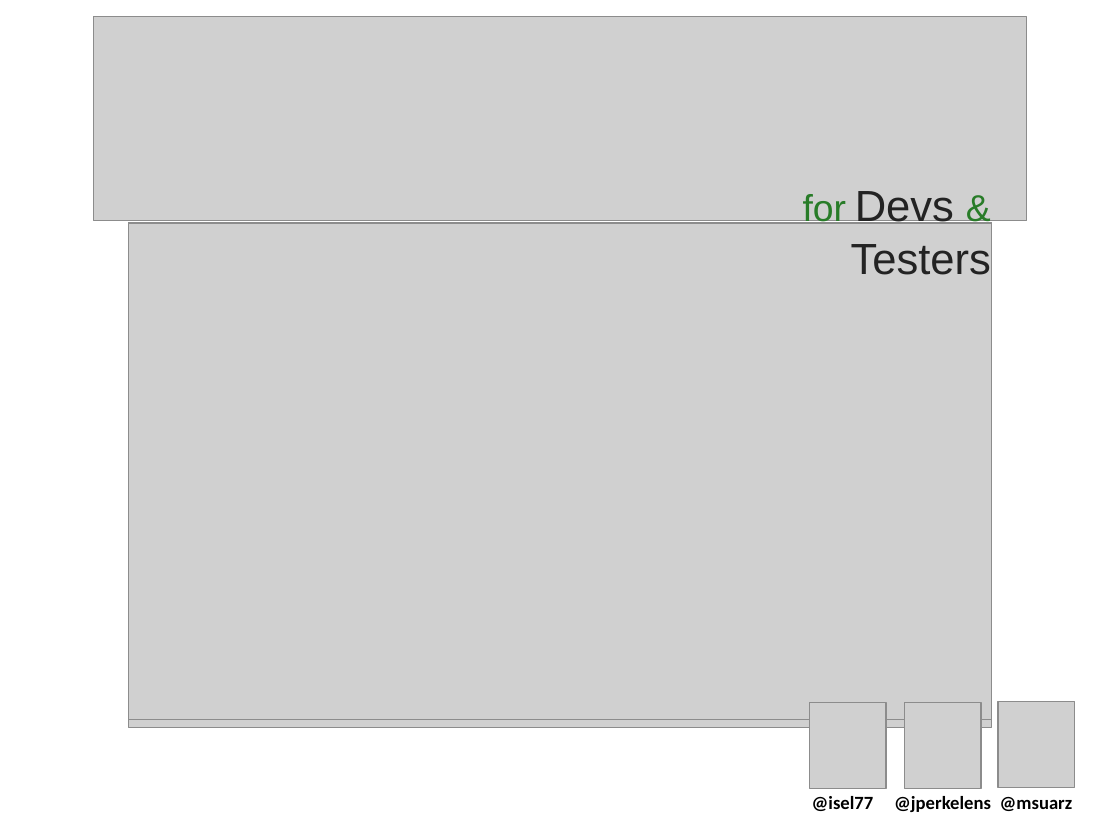
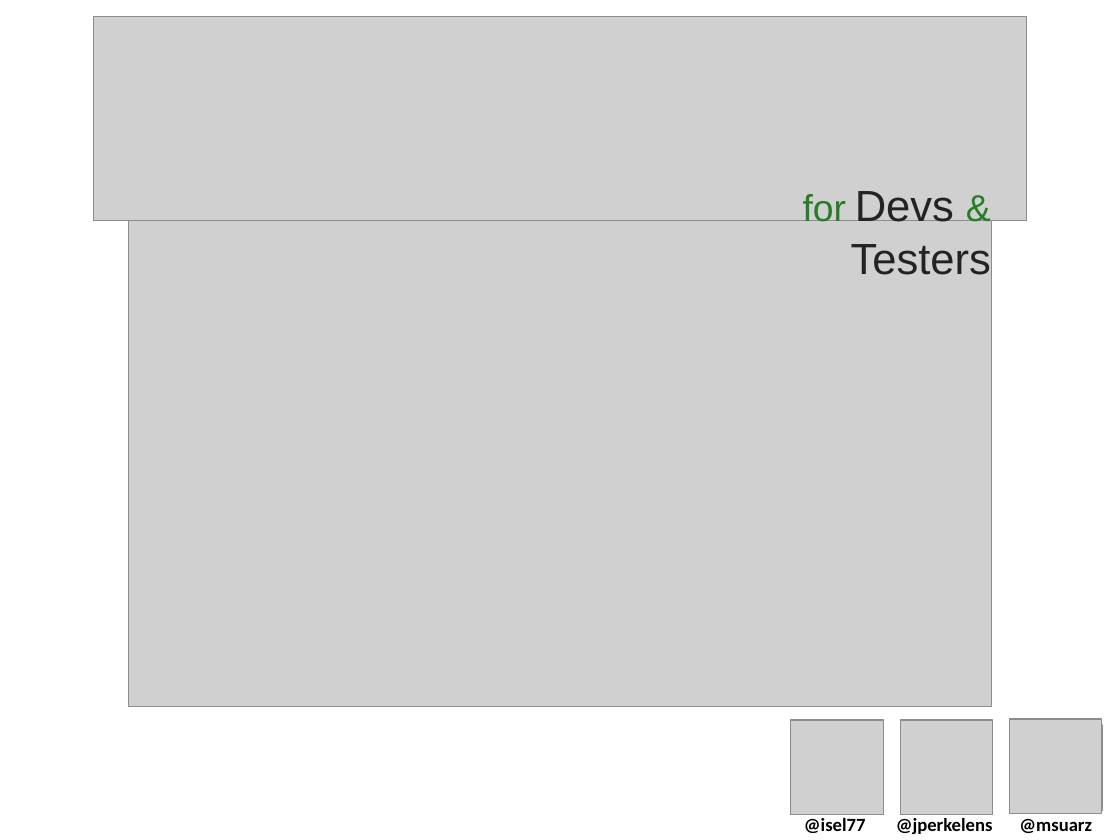
Before and after one commit to msuarz/portfolio, a slide deck: slide 1 of agile2011/presentation.pptx. Drawn at 1120x840 pixels with LibreOffice and Linux fonts; fonts in the diff are those of the drawing; grey boxes stand for pictures; background and template pictures are left out. Boxes give left, top, right and bottom in pixels: in the first picture for what was removed or moved away, otherwise in the second. Text is boxed around its words. In the diff, an @@ line names an element or a change of style, - is before the commit and + after.

```diff
--- a/agile2011/presentation.pptx
+++ b/agile2011/presentation.pptx
@@ picture: place and size @@
-picture at box(129, 223, 991, 719)
+picture at box(129, 209, 991, 706)
@@ picture: place and size @@
-picture at box(129, 223, 991, 728)
+picture at box(129, 214, 991, 704)
@@ picture: place and size @@
-picture at box(998, 701, 1074, 787)
+picture at box(1009, 719, 1102, 813)
@@ picture: place and size @@
-picture at box(810, 702, 886, 788)
+picture at box(791, 720, 884, 814)
@@ picture: place and size @@
-picture at box(905, 702, 981, 788)
+picture at box(900, 720, 993, 814)
@@ picture: place and size @@
-picture at box(998, 707, 1074, 784)
+picture at box(1010, 725, 1102, 810)
@@ text "@isel77": place and size @@
-text "@isel77" at box(812, 796, 874, 811)
+text "@isel77" at box(804, 818, 866, 833)
@@ text "@jperkelens": place and size @@
-text "@jperkelens" at box(894, 796, 991, 812)
+text "@jperkelens" at box(896, 818, 993, 834)
@@ text "@msuarz": place and size @@
-text "@msuarz" at box(1000, 797, 1073, 811)
+text "@msuarz" at box(1019, 819, 1092, 833)
```
Also in this commit, not shown: 22 other slides changed.
